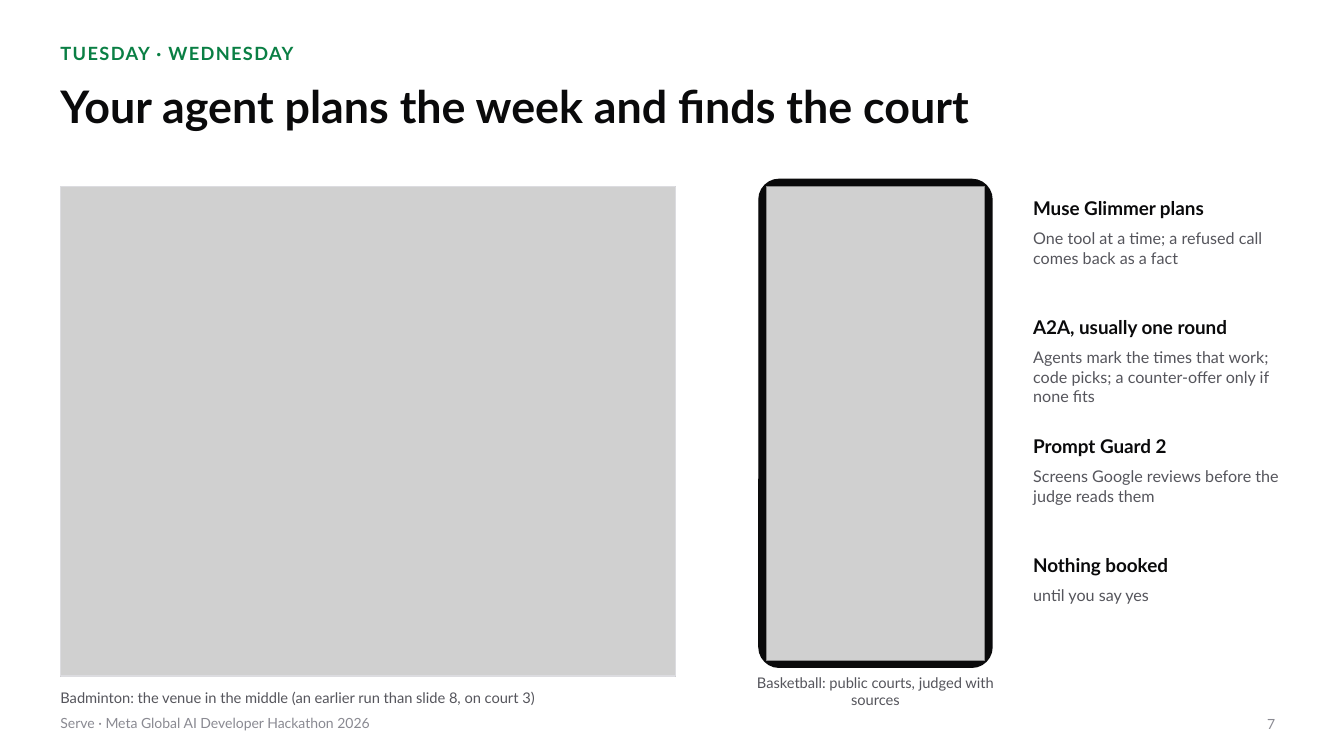
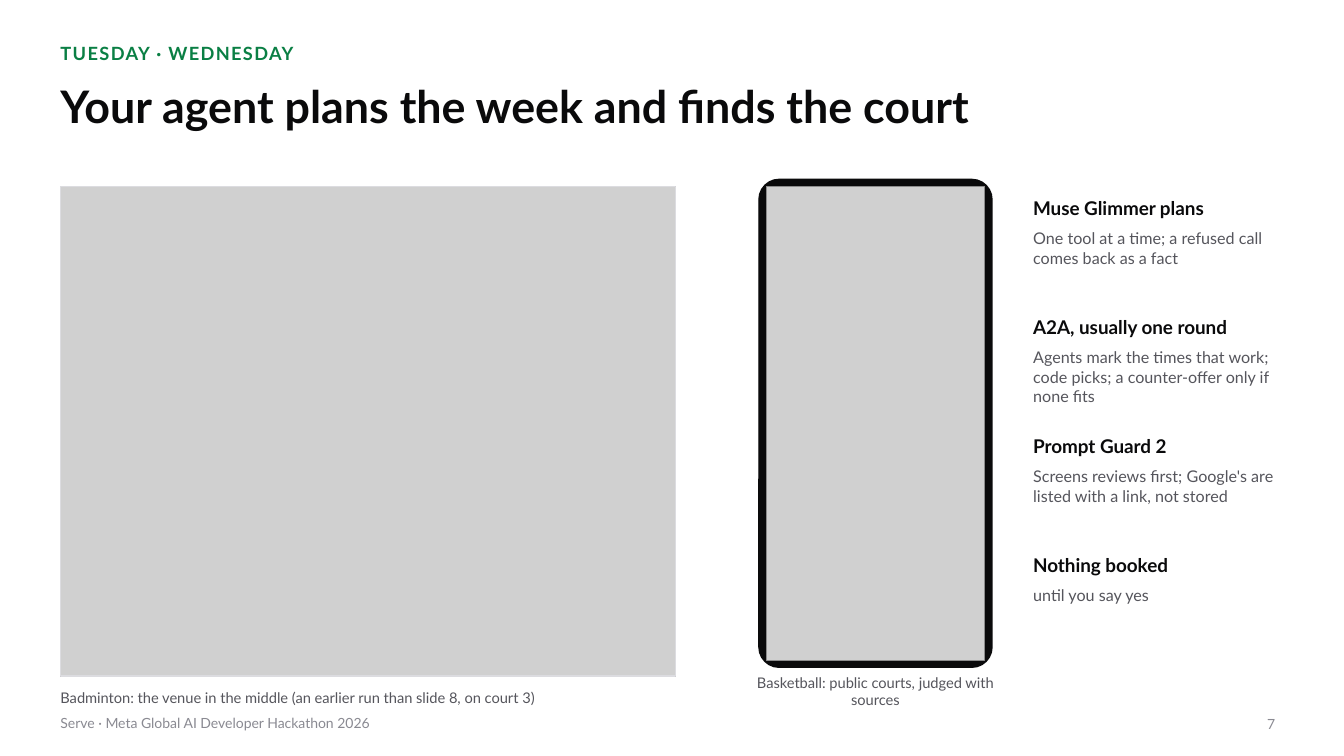
Before and after one commit to gino6178/serve-meta-hackathon, a slide deck: slide 7 of video/deck/Serve_Meta_deck.pptx. Drawn at 1344x756 pixels with LibreOffice and Linux fonts; fonts in the diff are those of the drawing; grey boxes stand for pictures. Boxes give left, top, right and bottom in pixels: in the first picture for what was removed or moved away, otherwise in the second. Text is boxed around its words. In the diff, an @@ line names an element or a change of style, - is before the commit and + after.

```diff
--- a/video/deck/Serve_Meta_deck.pptx
+++ b/video/deck/Serve_Meta_deck.pptx
@@ text at box(1033, 470, 1273, 504): text changed @@
-Screens Google reviews before the judge reads them
+Screens reviews first; Google's are listed with a link, not stored
```
Also in this commit, not shown: 7 other files.
